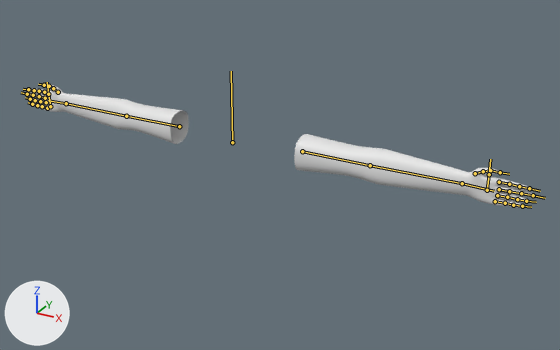
Two versions of the FBX model Assets/Meshes/Player/Arms/Arms.fbx, one commit apart.
Rendered twice from a 50 mm lens placed at (1.076, -1.687, 0.778), pointed at (0.149, -0.003, -0.064). Every picture has the same lights, and +X, +Y and +Z are marked at lower left. The bones that bend it are drawn over the model as lines.

Objects in the first picture: 'Arms.001'.
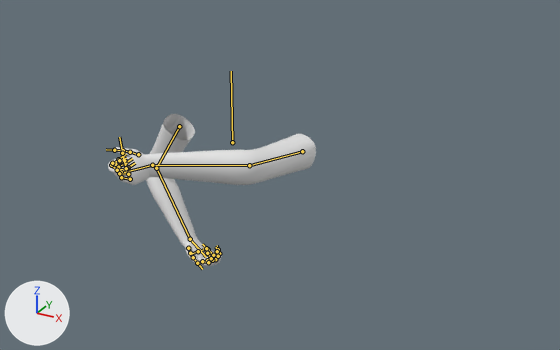
The newer file adds an action. The first version stands in its rest pose; the second is drawn at frame 34 of the action 'Armature|MopSweeping'.

Boxes [x1, y1, x2, y2] around the edits, measured in the pictures (560 x 350 px):
'Arms.001', posed (59% narrower, 22% taller)
    before: [26, 84, 535, 208]
    after: [108, 114, 316, 266]
bone 'Bicep.R', root to tip
    before: (179, 126) to (126, 116)
    after: (179, 126) to (156, 168)
bone 'Forearm.R', root to tip
    before: (126, 116) to (66, 103)
    after: (156, 168) to (190, 239)
bone 'Wrist.R', root to tip
    before: (66, 103) to (48, 100)
    after: (190, 239) to (206, 257)
bone 'Pinky_1.R', root to tip
    before: (47, 108) to (42, 106)
    after: (212, 257) to (217, 256)
bone 'Pinky_2.R', root to tip
    before: (42, 106) to (37, 105)
    after: (217, 256) to (219, 253)
bone 'Pinky_3.R', root to tip
    before: (37, 105) to (32, 104)
    after: (219, 253) to (218, 249)
bone 'Ring_1.R', root to tip
    before: (46, 102) to (40, 101)
    after: (210, 259) to (215, 259)
bone 'Ring_2.R', root to tip
    before: (40, 101) to (35, 100)
    after: (215, 259) to (218, 256)
bone 'Ring_3.R', root to tip
    before: (35, 100) to (30, 99)
    after: (218, 256) to (217, 251)
bone 'Middle_1.R', root to tip
    before: (45, 98) to (39, 96)
    after: (207, 260) to (212, 260)
bone 'Middle_2.R', root to tip
    before: (39, 96) to (33, 95)
    after: (212, 260) to (213, 255)
bone 'Middle_3.R', root to tip
    before: (33, 95) to (27, 94)
    after: (213, 255) to (208, 249)
bone 'Index_1.R', root to tip
    before: (44, 92) to (39, 91)
    after: (202, 261) to (208, 262)
bone 'Index_2.R', root to tip
    before: (39, 91) to (34, 90)
    after: (208, 262) to (211, 258)
bone 'Index_3.R', root to tip
    before: (34, 90) to (28, 89)
    after: (211, 258) to (207, 253)
bone 'Bicep.L', root to tip
    before: (302, 151) to (370, 165)
    after: (302, 151) to (249, 165)
bone 'Forearm.L', root to tip
    before: (370, 165) to (462, 183)
    after: (249, 165) to (152, 165)
bone 'Wrist.L', root to tip
    before: (462, 183) to (494, 191)
    after: (152, 165) to (121, 173)
bone 'Pinky_1.L', root to tip
    before: (495, 201) to (505, 203)
    after: (130, 179) to (121, 177)
bone 'Pinky_2.L', root to tip
    before: (505, 203) to (513, 205)
    after: (121, 177) to (121, 172)
bone 'Pinky_3.L', root to tip
    before: (513, 205) to (522, 206)
    after: (121, 172) to (128, 167)
bone 'Ring_1.L', root to tip
    before: (497, 195) to (507, 197)
    after: (128, 174) to (119, 173)
bone 'Ring_2.L', root to tip
    before: (507, 197) to (517, 199)
    after: (119, 173) to (118, 167)
bone 'Ring_3.L', root to tip
    before: (517, 199) to (526, 201)
    after: (118, 167) to (125, 163)
bone 'Middle_1.L', root to tip
    before: (499, 189) to (509, 191)
    after: (127, 168) to (117, 170)
bone 'Middle_2.L', root to tip
    before: (509, 191) to (521, 193)
    after: (117, 170) to (111, 165)
bone 'Middle_3.L', root to tip
    before: (521, 193) to (533, 195)
    after: (111, 165) to (118, 159)
bone 'Index_1.L', root to tip
    before: (499, 182) to (509, 184)
    after: (124, 160) to (115, 164)
bone 'Index_2.L', root to tip
    before: (509, 184) to (519, 186)
    after: (115, 164) to (112, 163)
bone 'Index_3.L', root to tip
    before: (519, 186) to (529, 188)
    after: (112, 163) to (119, 160)
bone 'Thumb_1.L', root to tip
    before: (475, 173) to (483, 171)
    after: (138, 154) to (130, 152)
bone 'Thumb_2.L', root to tip
    before: (483, 171) to (490, 170)
    after: (130, 152) to (123, 150)
bone 'Thumb_3.L', root to tip
    before: (490, 170) to (500, 172)
    after: (123, 150) to (114, 150)

The change in detail:
Bone 'Bicep.R' (bone_bicep_r) turns from (0, 0, 0) to (-6, -11, 57) degrees about its own x, y and z.
Bone 'Forearm.R' (bone_forearm_r) turns from (0, 0, 0) to (87, -68, -16) degrees about its own x, y and z.
Bone 'Wrist.R' (bone_wrist_r) turns from (0, 0, 0) to (22, -8, -3) degrees about its own x, y and z.
Bone 'Pinky_1.R' (bone_pinky_1_r) turns from (0, 0, 0) to (54, 19, 9) degrees about its own x, y and z.
Bone 'Pinky_2.R' (bone_pinky_2_r) turns from (0, 0, 0) to (36, 13, 4) degrees about its own x, y and z.
Bone 'Pinky_3.R' (bone_pinky_3_r) turns from (0, 0, 0) to (26, 12, 2) degrees about its own x, y and z.
Bone 'Ring_1.R' (bone_ring_1_r) turns from (0, 0, 0) to (48, 17, 7) degrees about its own x, y and z.
Bone 'Ring_2.R' (bone_ring_2_r) turns from (0, 0, 0) to (39, 13, 4) degrees about its own x, y and z.
Bone 'Ring_3.R' (bone_ring_3_r) turns from (0, 0, 0) to (28, 12, 2) degrees about its own x, y and z.
Bone 'Middle_1.R' (bone_middle_1_r) turns from (0, 0, 0) to (58, 20, 10) degrees about its own x, y and z.
Bone 'Middle_2.R' (bone_middle_2_r) turns from (0, 0, 0) to (41, 15, 5) degrees about its own x, y and z.
Bone 'Middle_3.R' (bone_middle_3_r) turns from (0, 0, 0) to (48, 16, 6) degrees about its own x, y and z.
Bone 'Index_1.R' (bone_index_1_r) turns from (0, 0, 0) to (45, 15, 5) degrees about its own x, y and z.
Bone 'Index_2.R' (bone_index_2_r) turns from (0, 0, 0) to (46, 13, 5) degrees about its own x, y and z.
Bone 'Index_3.R' (bone_index_3_r) turns from (0, 0, 0) to (47, 14, 5) degrees about its own x, y and z.
Bone 'Bicep.L' (bone_bicep_l) turns from (0, 0, 0) to (106, -3, -10) degrees about its own x, y and z.
Bone 'Forearm.L' (bone_forearm_l) turns from (0, 0, 0) to (38, 4, -7) degrees about its own x, y and z.
Bone 'Wrist.L' (bone_wrist_l) turns from (0, 0, 0) to (-13, 12, -10) degrees about its own x, y and z.
Bone 'Pinky_1.L' (bone_pinky_1_l) moves from (0.0, 0.0, 0.0) to (-3.0, -14.0, 3.0).
Bone 'Pinky_1.L' (bone_pinky_1_l) turns from (0, 0, 0) to (37, -10, 6) degrees about its own x, y and z.
Bone 'Pinky_2.L' (bone_pinky_2_l) turns from (0, 0, 0) to (54, -17, 12) degrees about its own x, y and z.
Bone 'Pinky_3.L' (bone_pinky_3_l) turns from (0, 0, 0) to (59, -10, 4) degrees about its own x, y and z.
Bone 'Ring_1.L' (bone_ring_1_l) moves from (0.0, 0.0, 0.0) to (-1.0, -15.0, 2.0).
Bone 'Ring_1.L' (bone_ring_1_l) turns from (0, 0, 0) to (30, -7, 3) degrees about its own x, y and z.
Bone 'Ring_2.L' (bone_ring_2_l) turns from (0, 0, 0) to (60, -16, 13) degrees about its own x, y and z.
Bone 'Ring_3.L' (bone_ring_3_l) turns from (0, 0, 0) to (61, -7, 7) degrees about its own x, y and z.
Bone 'Middle_1.L' (bone_middle_1_l) moves from (0.0, 0.0, 0.0) to (-1.0, -16.0, 1.0).
Bone 'Middle_1.L' (bone_middle_1_l) turns from (0, 0, 0) to (14, -2, -3) degrees about its own x, y and z.
Bone 'Middle_2.L' (bone_middle_2_l) turns from (0, 0, 0) to (54, -13, 12) degrees about its own x, y and z.
Bone 'Middle_3.L' (bone_middle_3_l) turns from (0, 0, 0) to (70, -5, 16) degrees about its own x, y and z.
Bone 'Index_1.L' (bone_index_1_l) moves from (0.0, 0.0, 0.0) to (-1.0, -13.0, -1.0).
Bone 'Index_1.L' (bone_index_1_l) turns from (0, 0, 0) to (14, 16, -8) degrees about its own x, y and z.
Bone 'Index_2.L' (bone_index_2_l) turns from (0, 0, 0) to (60, 1, 31) degrees about its own x, y and z.
Bone 'Index_3.L' (bone_index_3_l) turns from (0, 0, 0) to (60, -7, 26) degrees about its own x, y and z.
Bone 'Thumb_1.L' (bone_thumb_1_l) turns from (0, 0, 0) to (14, -10, -1) degrees about its own x, y and z.
Bone 'Thumb_2.L' (bone_thumb_2_l) turns from (0, 0, 0) to (5, -11, 0) degrees about its own x, y and z.
Bone 'Thumb_3.L' (bone_thumb_3_l) turns from (0, 0, 0) to (6, -9, 2) degrees about its own x, y and z.
